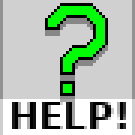
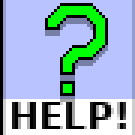
Layers edited between the first and the second 135 x 135 image:
painted on "Background" over [0, 0, 135, 135]
